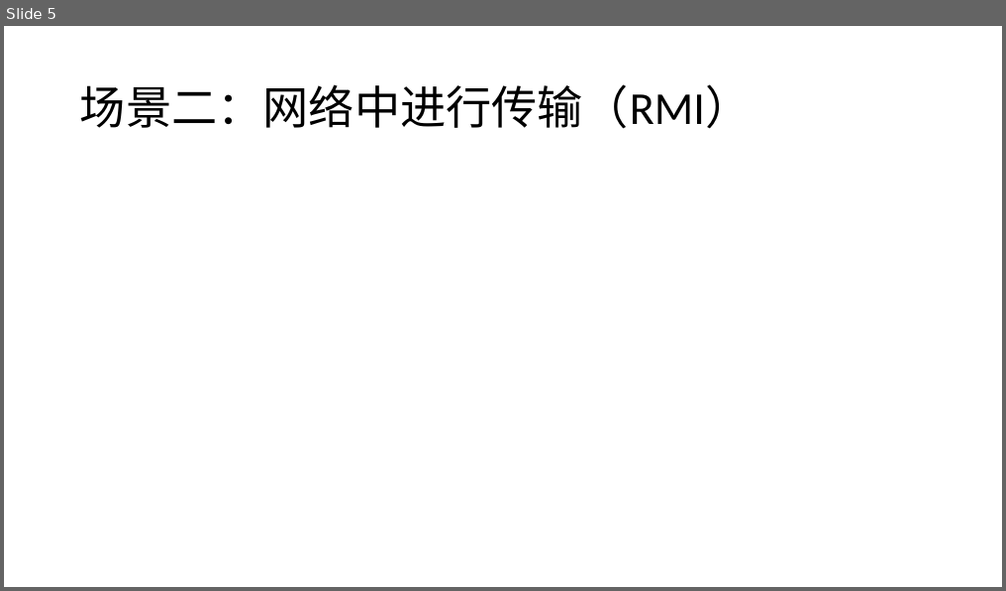
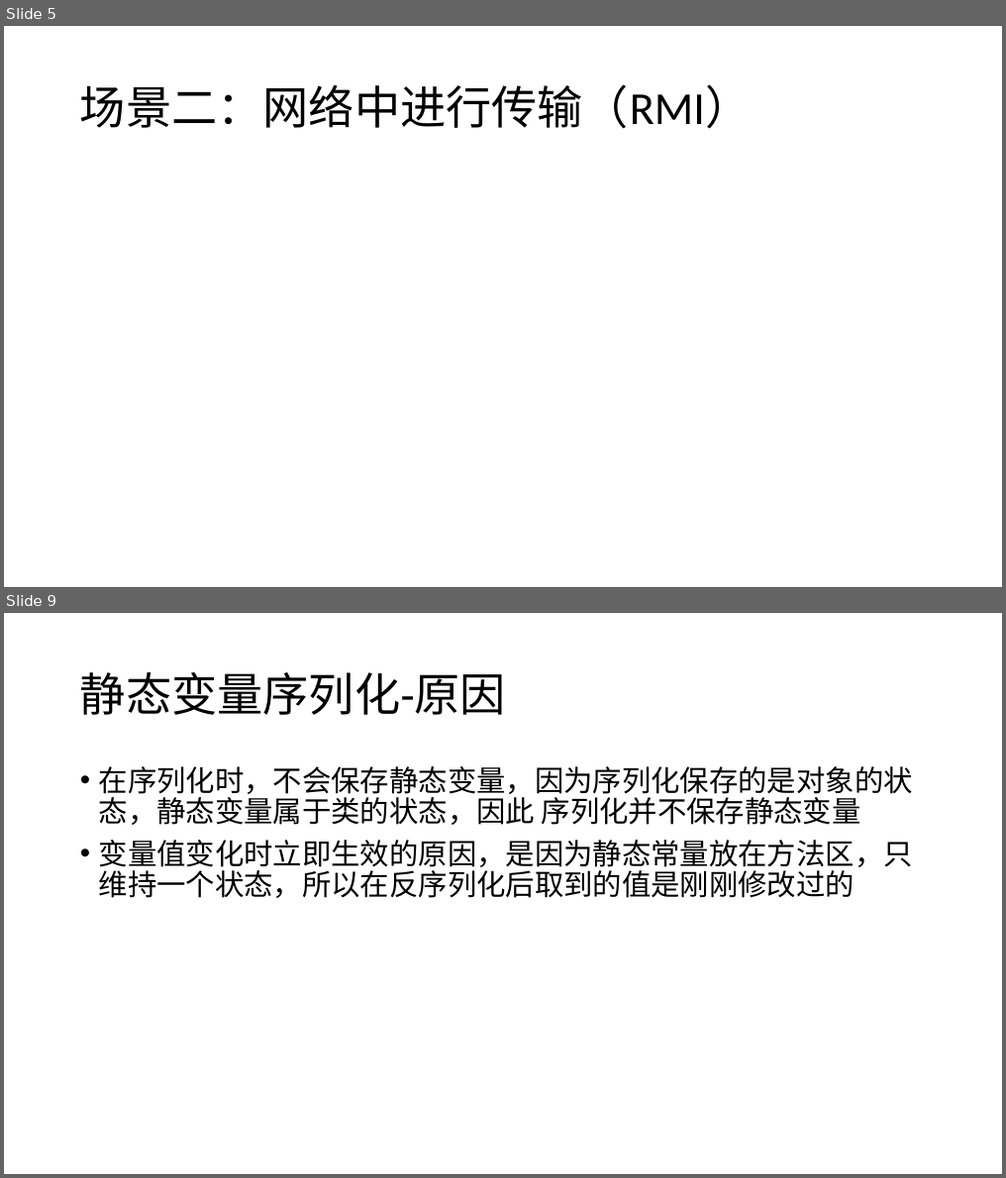
Before and after one commit to lanlanlanlanlanchengzhu/IdeaProjectsGit, a slide deck: doc/Java序列化 .pptx. Shown one above the other, each under a label of ours: slide 5 before the commit, slides 5 and 9 after it; the slides between them are not shown. The pictures are 1006x591 and 1006x1178 pixels, drawn with LibreOffice and Linux fonts; fonts in the diff are those of the drawing. Boxes give left, top, right and bottom in pixels: in the first picture for what was removed or moved away, otherwise in the second. Text is boxed around its words. In the diff, an @@ line names an element or a change of style, - is before the commit and + after.

Commit message:
序列化PPT

```diff
--- a/doc/Java序列化 .pptx
+++ b/doc/Java序列化 .pptx
@@ slide 9 added at (4, 613, 1002, 1174), background #FFFFFF @@
@@ title added at (80, 672, 506, 715), 44 pt, text #000000 @@
+静态变量序列化-原因
@@ text added at (99, 766, 913, 898), 28 pt, text #000000 @@
+• 在序列化时，不会保存静态变量，因为序列化保存的是对象的状态，静态变量属于类的状态，因此 序列化并不保存静态变量
+• 变量值变化时立即生效的原因，是因为静态常量放在方法区，只维持一个状态，所以在反序列化后取到的值是刚刚修改过的
```
Also in this commit, not shown: 1 slide changed, 3 other slides added, 7 other files.
